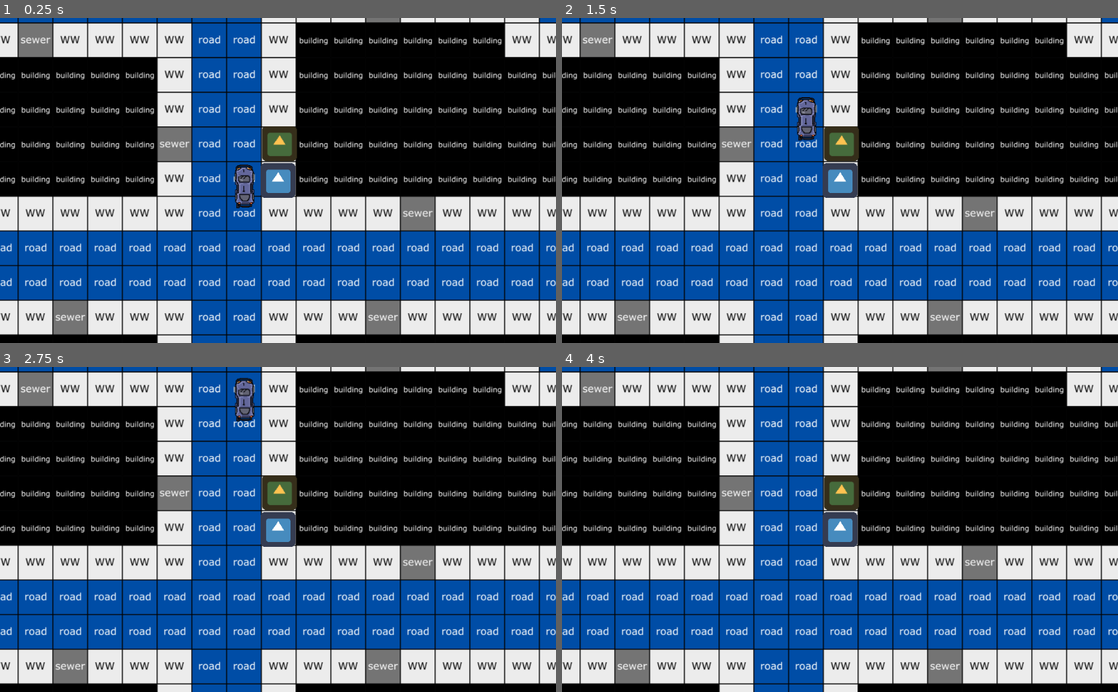
Above: before the commit, frames 1-4 (two rows, left to right).
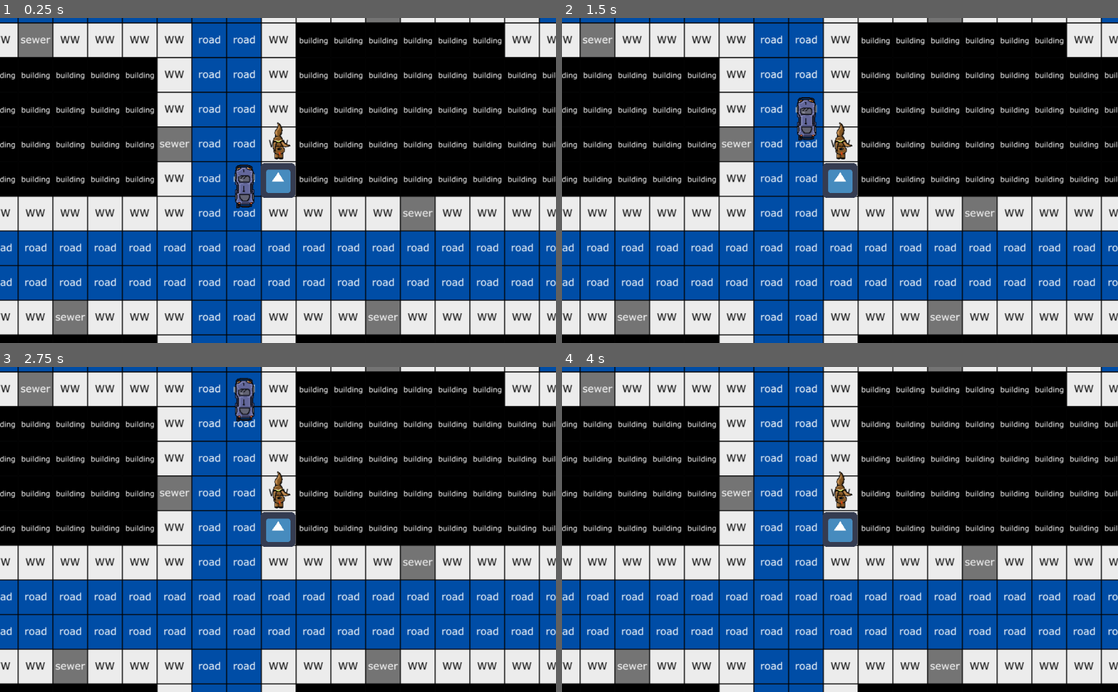
Above: after the commit, the same moments.

Repository: ludum-rlyeh/LD46
Game: Godot game, scene res://Scenes/InGame/Game.tscn
Two runs of this game, one before a commit and one after it. Both use one fixed random seed, a clock stepped at 60 frames per second and the inputs below. This scene is started directly instead of the project's main scene. The engine's default icon, where the game draws it, is replaced by a stand-in: a white triangle on a blue panel in a dark square.
Inputs:
- Up to frame 1 (0.25 s): no input
- Up to frame 2 (1.5 s): tap Enter at 0.5 s
- Up to frame 3 (2.75 s): no input
- Up to frame 4 (4 s): no input

The runs differ from the first frame. In frame 1, 0.7% of the frame differs, in the area x 42-54%, y 32-56%; in frame 2, 0.7%; in frame 3, 0.7%; in frame 4, 0.7%.

Commit message:
add doggo animation

Diff:
--- a/Scenes/InGame/Characters/Doggo.tscn
+++ b/Scenes/InGame/Characters/Doggo.tscn
@@ -1,6 +1,6 @@
-[gd_scene load_steps=4 format=2]
+[gd_scene load_steps=21 format=2]
 
-[ext_resource path="res://icon.png" type="Texture" id=1]
+[ext_resource path="res://Assets/Sprites/Sheets/Dog.png" type="Texture" id=1]
 
 [sub_resource type="GDScript" id=1]
 script/source = "extends KinematicBody2D
@@ -21,40 +21,156 @@
 		or Input.is_action_pressed(\"ui_down\") or Input.is_action_pressed(\"ui_up\"):
 
 		if Input.is_action_pressed(\"ui_right\"):
+			if not (Input.is_action_pressed(\"ui_down\") or Input.is_action_pressed(\"ui_up\")):
+				$AnimatedSprite.animation = \"right\"
 			velocity.x += 1.0
 		elif Input.is_action_pressed(\"ui_left\"):
+			if not (Input.is_action_pressed(\"ui_down\") or Input.is_action_pressed(\"ui_up\")):
+				$AnimatedSprite.animation = \"left\"
 			velocity.x -= 1.0
+
 		if Input.is_action_pressed(\"ui_down\"):
+			$AnimatedSprite.animation = \"down\"
 			velocity.y += 1.0
 		elif Input.is_action_pressed(\"ui_up\"):
+			$AnimatedSprite.animation = \"up\"
 			velocity.y -= 1.0
+
 		velocity = velocity.normalized()
 
 	# Doggo tracted by the human
 	if attract != Vector2.ZERO :
 		velocity += attract
-
-	# TODO: animation
+		# TODO: animation attracted
 
 	if velocity != Vector2.ZERO:
 		Events.emit_signal(\"moved_signal\", self.position)
 		self.move_and_collide(velocity * SPEED * delta)
+		if not $AnimatedSprite.playing:
+			$AnimatedSprite.play()
+	else:
+		$AnimatedSprite.stop()
 
 func set_attract(var attract):
 	self.attract = attract
 "
 
 [sub_resource type="RectangleShape2D" id=2]
-extents = Vector2( 32.3824, 33.0942 )
+extents = Vector2( 25.8174, 27.3591 )
+
+[sub_resource type="AtlasTexture" id=3]
+flags = 4
+atlas = ExtResource( 1 )
+region = Rect2( 0, 384, 128, 128 )
+
+[sub_resource type="AtlasTexture" id=4]
+flags = 4
+atlas = ExtResource( 1 )
+region = Rect2( 128, 384, 128, 128 )
+
+[sub_resource type="AtlasTexture" id=5]
+flags = 4
+atlas = ExtResource( 1 )
+region = Rect2( 256, 384, 128, 128 )
+
+[sub_resource type="AtlasTexture" id=6]
+flags = 4
+atlas = ExtResource( 1 )
+region = Rect2( 384, 384, 128, 128 )
+
+[sub_resource type="AtlasTexture" id=7]
+flags = 4
+atlas = ExtResource( 1 )
+region = Rect2( 0, 0, 128, 128 )
+
+[sub_resource type="AtlasTexture" id=8]
+flags = 4
+atlas = ExtResource( 1 )
+region = Rect2( 128, 0, 128, 128 )
+
+[sub_resource type="AtlasTexture" id=9]
+flags = 4
+atlas = ExtResource( 1 )
+region = Rect2( 256, 0, 128, 128 )
+
+[sub_resource type="AtlasTexture" id=10]
+flags = 4
+atlas = ExtResource( 1 )
+region = Rect2( 384, 0, 128, 128 )
+
+[sub_resource type="AtlasTexture" id=11]
+flags = 4
+atlas = ExtResource( 1 )
+region = Rect2( 0, 128, 128, 128 )
+
+[sub_resource type="AtlasTexture" id=12]
+flags = 4
+atlas = ExtResource( 1 )
+region = Rect2( 128, 128, 128, 128 )
+
+[sub_resource type="AtlasTexture" id=13]
+flags = 4
+atlas = ExtResource( 1 )
+region = Rect2( 256, 128, 128, 128 )
+
+[sub_resource type="AtlasTexture" id=14]
+flags = 4
+atlas = ExtResource( 1 )
+region = Rect2( 384, 128, 128, 128 )
+
+[sub_resource type="AtlasTexture" id=15]
+flags = 4
+atlas = ExtResource( 1 )
+region = Rect2( 0, 256, 128, 128 )
+
+[sub_resource type="AtlasTexture" id=16]
+flags = 4
+atlas = ExtResource( 1 )
+region = Rect2( 128, 256, 128, 128 )
+
+[sub_resource type="AtlasTexture" id=17]
+flags = 4
+atlas = ExtResource( 1 )
+region = Rect2( 256, 256, 128, 128 )
+
+[sub_resource type="AtlasTexture" id=18]
+flags = 4
+atlas = ExtResource( 1 )
+region = Rect2( 384, 256, 128, 128 )
+
+[sub_resource type="SpriteFrames" id=19]
+animations = [ {
+"frames": [ SubResource( 3 ), SubResource( 4 ), SubResource( 5 ), SubResource( 6 ) ],
+"loop": true,
+"name": "up",
+"speed": 5.0
+}, {
+"frames": [ SubResource( 7 ), SubResource( 8 ), SubResource( 9 ), SubResource( 10 ) ],
+"loop": true,
+"name": "right",
+"speed": 5.0
+}, {
+"frames": [ SubResource( 11 ), SubResource( 12 ), SubResource( 13 ), SubResource( 14 ) ],
+"loop": true,
+"name": "left",
+"speed": 5.0
+}, {
+"frames": [ SubResource( 15 ), SubResource( 16 ), SubResource( 17 ), SubResource( 18 ) ],
+"loop": true,
+"name": "down",
+"speed": 5.0
+} ]
 
 [node name="Doggo" type="KinematicBody2D"]
 collision_layer = 10
 collision_mask = 7
 script = SubResource( 1 )
 
-[node name="Sprite" type="Sprite" parent="."]
-modulate = Color( 1, 0.764706, 0.317647, 1 )
-texture = ExtResource( 1 )
-
 [node name="CollisionShape2D" type="CollisionShape2D" parent="."]
 shape = SubResource( 2 )
+
+[node name="AnimatedSprite" type="AnimatedSprite" parent="."]
+frames = SubResource( 19 )
+animation = "down"
+frame = 3
+playing = true
--- a/Scenes/InGame/Elements/Cars/Car.tscn
+++ b/Scenes/InGame/Elements/Cars/Car.tscn
@@ -98,7 +98,6 @@
 [node name="AnimatedSprite" type="AnimatedSprite" parent="Car"]
 position = Vector2( 1.15982, 5.53244 )
 frames = SubResource( 6 )
-frame = 2
 playing = true
 
 [node name="StateMachine" type="Node" parent="Car"]
